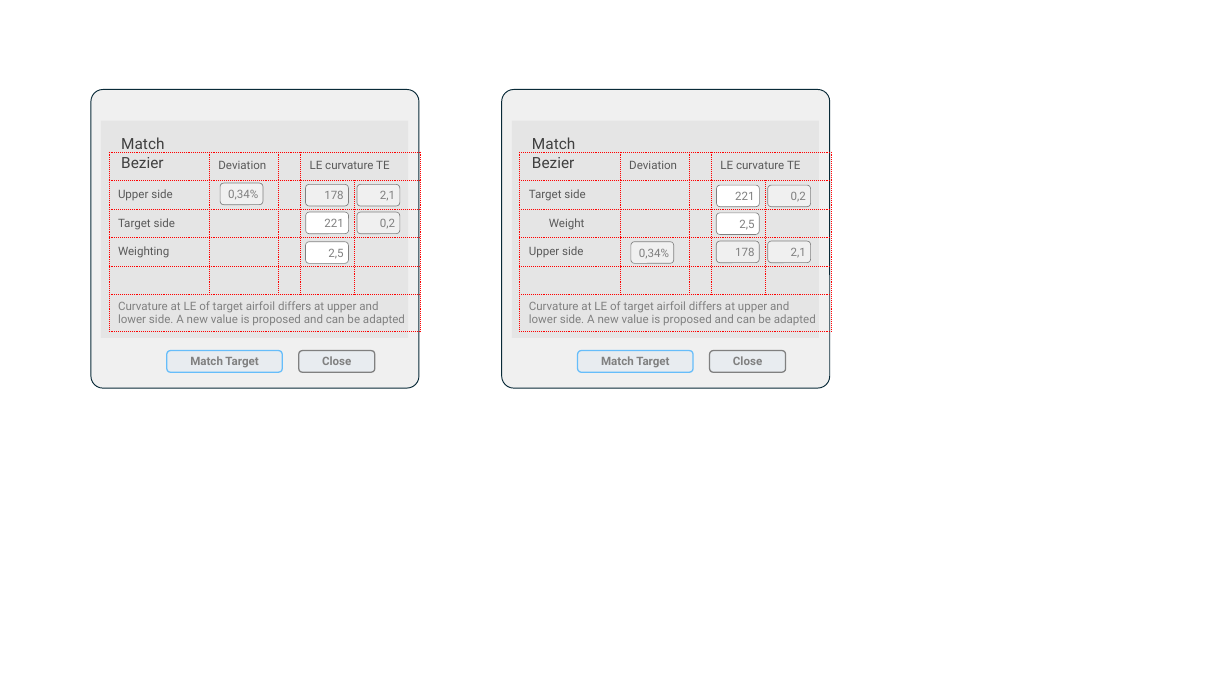
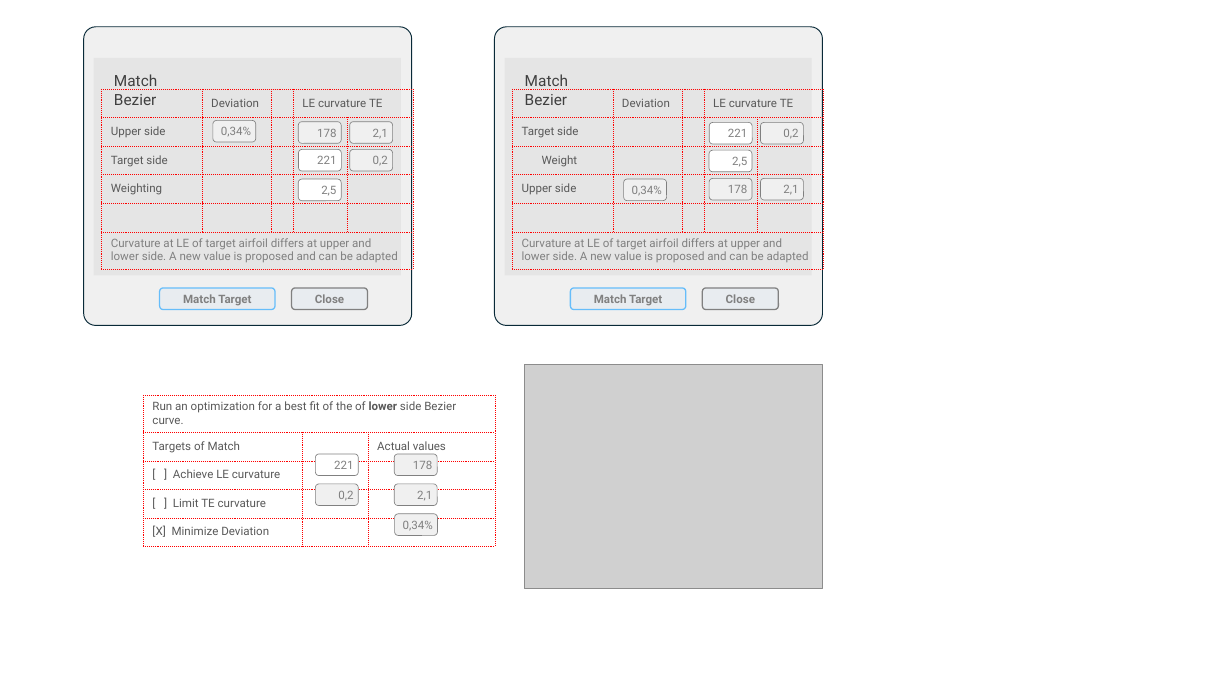
Before and after one commit to jxjo/AirfoilEditor, a slide deck: slide 4 of dev/UI_Drafts.pptx. Drawn at 1232x693 pixels with LibreOffice and Linux fonts; fonts in the diff are those of the drawing; grey boxes stand for pictures; background and template pictures are left out. Boxes give left, top, right and bottom in pixels: in the first picture for what was removed or moved away, otherwise in the second. Text is boxed around its words. In the diff, an @@ line names an element or a change of style, - is before the commit and + after.

```diff
--- a/dev/UI_Drafts.pptx
+++ b/dev/UI_Drafts.pptx
@@ rounded rectangle: place and size @@
-rounded rectangle at (502,90,830,388)
+rounded rectangle at (494,27,823,325)
@@ rectangle: place and size @@
-rectangle at (101,121,409,338)
+rectangle at (93,58,401,275)
@@ 10 rounded rectangles, 2 tables, 1 rectangle: place and size @@
-10 rounded rectangles, 2 tables, 1 rectangle at (91,90,830,388)
+10 rounded rectangles, 2 tables, 1 rectangle at (84,27,823,325)
@@ 2 rounded rectangles, 1 text: place and size @@
-2 rounded rectangles, 1 text at (121,137,786,372)
+2 rounded rectangles, 1 text at (114,74,778,310)
@@ 5 rounded rectangles, 1 text: place and size @@
-5 rounded rectangles, 1 text at (167,137,759,372)
+5 rounded rectangles, 1 text at (160,74,751,310)
@@ picture added at (524,364,823,589) @@
@@ table added at (143,396,495,541), 5 rows, 3 columns @@
+Run an optimization for a best fit of the of lower side Bezier curve. |  | 
+Targets of Match |  | Actual values
+[ ] Achieve LE curvature |  | 
+[ ] Limit TE curvature |  | 
+[X] Minimize Deviation |  | 
@@ rounded rectangle added at (315,454,358,475), fill #FFFFFF, outline #808080 0.5 pt, 9 pt, text #808080 @@
+221
@@ rounded rectangle added at (395,454,437,475), fill #F0F0F0, outline #808080 0.5 pt, 9 pt, text #808080 @@
+178
@@ rounded rectangle added at (315,484,358,506), fill #F0F0F0, outline #808080 0.5 pt, 9 pt, text #808080 @@
+0,2
@@ rounded rectangle added at (395,484,437,506), fill #F0F0F0, outline #808080 0.5 pt, 9 pt, text #808080 @@
+2,1
@@ rounded rectangle added at (395,514,437,535), fill #F0F0F0, outline #808080 0.5 pt, 9 pt, text #808080 @@
+0,34%
```
Also in this commit, not shown: 2 other files.
